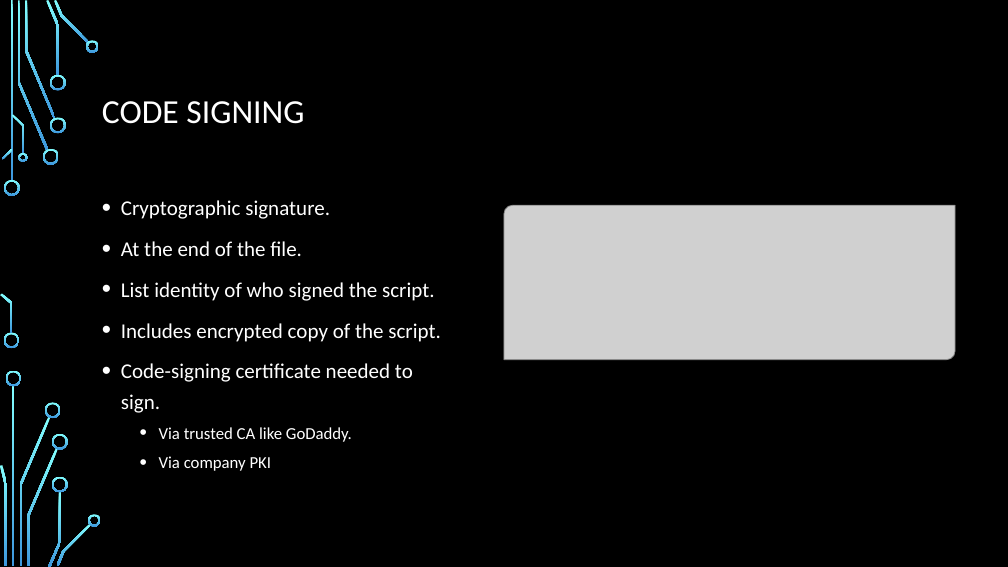
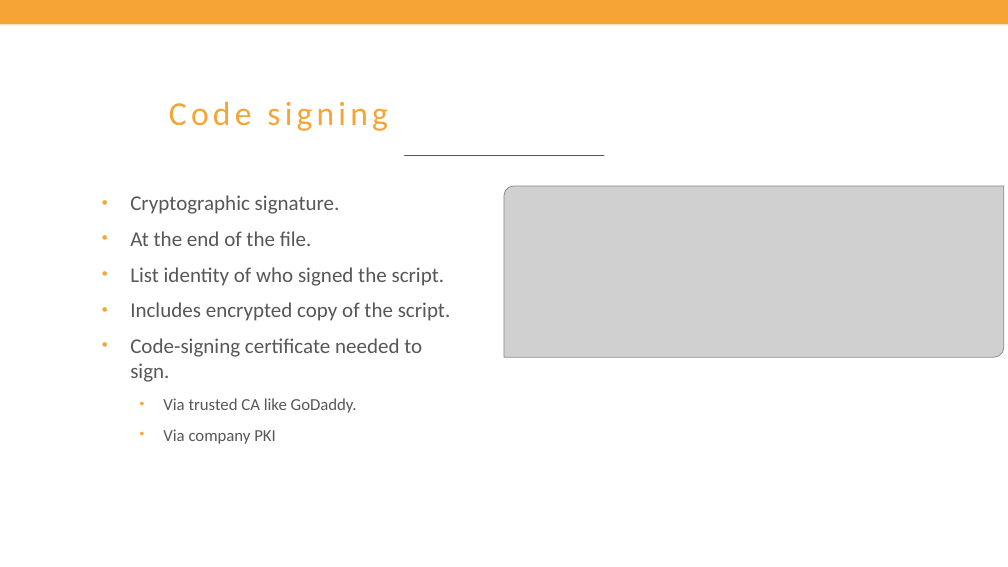
Before and after one commit to Matthias-vdE/Powershell-Course, a slide deck: slide 100 of 2019/Powershell course.pptx. Drawn at 1008x567 pixels with LibreOffice and Linux fonts; fonts in the diff are those of the drawing; grey boxes stand for pictures; background and template pictures are left out. Boxes give left, top, right and bottom in pixels: in the first picture for what was removed or moved away, otherwise in the second. Text is boxed around its words. In the diff, an @@ line names an element or a change of style, - is before the commit and + after.

Commit message:
Applied Axxes style

```diff
--- a/2019/Powershell course.pptx
+++ b/2019/Powershell course.pptx
@@ background picture (left out) to #FFFFFF @@
@@ rectangle removed at bbox=[0, 0, 1008, 567] @@
@@ rectangle added at bbox=[0, 0, 1008, 24], fill #F7A436 @@
@@ title at bbox=[169, 101, 388, 131]: text changed; text colour #FFFFFF to #F7A436 @@
-CODE SIGNING
+Code signing
@@ line added from (405, 156) to (604, 156), #575756 0.75 pt @@
@@ text "Cryptographic signature." at bbox=[130, 195, 451, 444]: text colour #FFFFFF to #575756; indent changed; line spacing 1.2 to 1; more space between paragraphs @@
@@ picture: place and size @@
-picture at bbox=[504, 205, 956, 359]
+picture at bbox=[504, 186, 1004, 357]
@@ group removed at bbox=[0, 0, 101, 567]: 24 freeform shapes, 2 rectangles @@
@@ group removed at bbox=[0, 0, 994, 567]: 14 freeform shapes, 3 rectangles @@
```
Also in this commit, not shown: 169 other slides changed.
